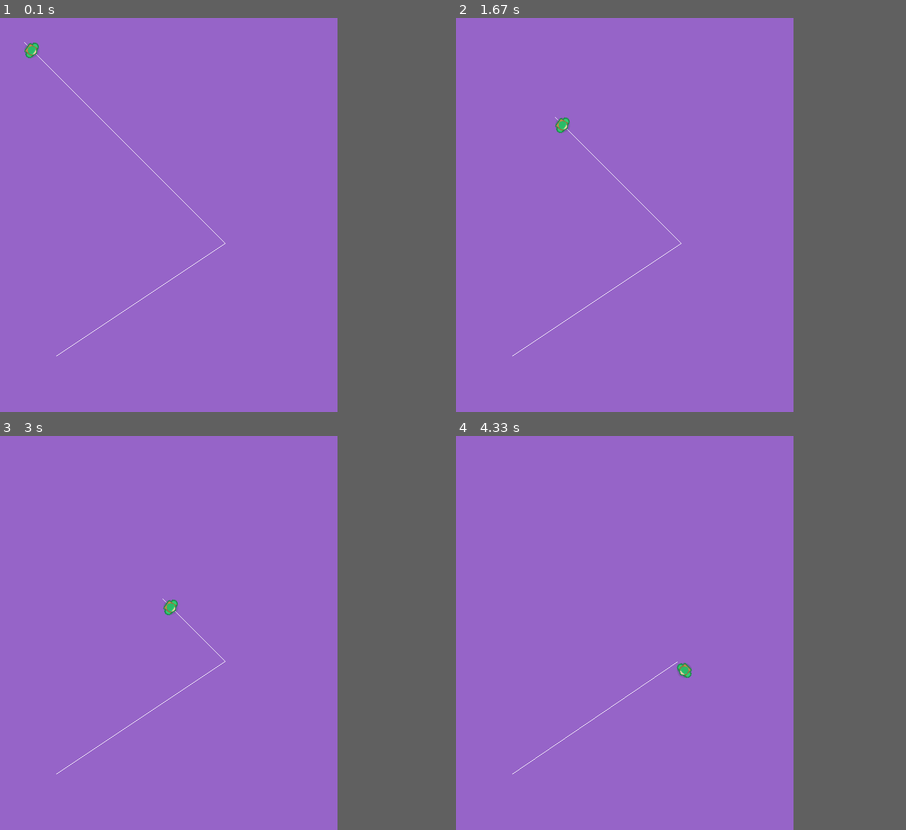
Above: before the commit, frames 1-4 (two rows, left to right).
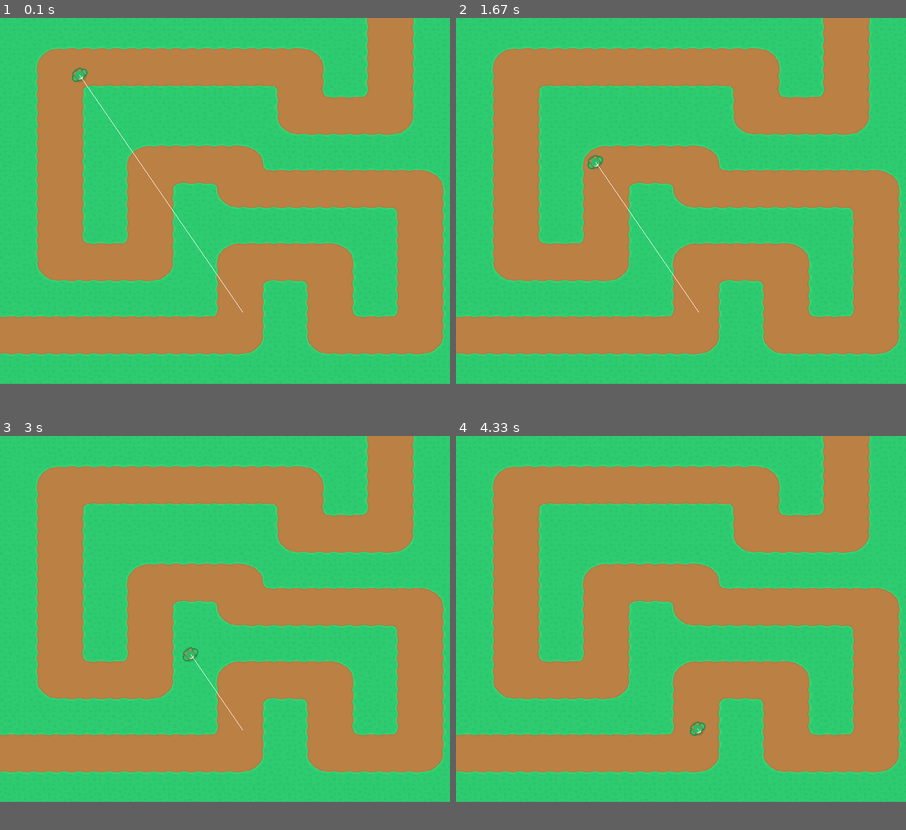
Above: after the commit, the same moments.

Repository: Abhay-sandhu/Pygame_projects
Game: pygame game, started from Tower_Defense/game.py
Two runs of this game, one before a commit and one after it. Both use one fixed random seed, a clock stepped at 60 frames per second and the inputs below.
Inputs:
- Up to frame 1 (0.1 s): no input
- Up to frame 2 (1.67 s): no input
- Up to frame 3 (3 s): no input
- Up to frame 4 (4.33 s): no input
In our replay, the window is 600x700 before the commit and 800x650 after it. These sizes can differ from the game's own. Grey fills any space a smaller window leaves; there, only what the larger window draws over its background counts as a difference.

The runs differ from the first frame. In frame 1, 82% of the frame differs, in the area x 0-100%, y 0-93%; in frame 2, 82%; in frame 3, 82%; in frame 4, 82%.

Commit message:
Tower_Defense start

Diff:
--- /dev/null
+++ b/Tower_Defense/Enemy.py
@@ -0,0 +1,42 @@
+import pygame, math
+from pygame.math import Vector2
+from pygame import image, transform, draw
+from settings import *
+
+vec2d = pygame.math.Vector2
+point = pygame.math.Vector2
+class Enemy(pygame.sprite.Sprite):
+    def __init__(self, game):
+        super().__init__()
+        self.game = game
+        self.waypoints = WAY_POINTS
+        self.pos = Vector2(self.waypoints[0])
+        self.target_waypoint = 1
+        self.angle = 0
+        self.original_image = transform.scale(image.load(ENEMY_1), (ENEMY_SIZE, ENEMY_SIZE))
+        self.image = transform.rotate(self.original_image, self.angle)
+        self.rect = self.image.get_rect()
+        self.rect.center = self.pos
+
+    def move(self):
+        try:
+            self.target = Vector2(self.waypoints[self.target_waypoint])
+            dist = self.target - self.pos
+            if dist.length() > 0:
+                self.pos = Vector2.move_towards(self.pos, self.target, 2)
+                draw.line(self.game.screen, PATH_COLOR, self.pos, self.target)
+            else:
+                self.target_waypoint += 1
+        except IndexError:
+            self.kill()
+
+    def rotate(self):
+        dist = self.target - self.pos
+        self.angle = math.degrees(math.atan2(-dist[1], dist[0]))
+        self.image = transform.rotate(self.original_image, self.angle)
+        self.rect = self.image.get_rect()
+        self.rect.center = self.pos
+
+    def update(self):
+        self.move()
+        self.rotate()
--- a/Tower_Defense/TowerDefense.py
+++ /dev/null
@@ -1,35 +0,0 @@
-import pygame
-from settings import *
-
-vec2d = pygame.math.Vector2
-point = pygame.math.Vector2
-class Enemy():
-    def __init__(self, game):
-        self.game = game
-        self.image = pygame.transform.scale(pygame.image.load('Tower_Defense/assets/enemy_1.png'), (ENEMY_SIZE, ENEMY_SIZE))
-        self.rect = self.image.get_rect()
-        self.image_m30 = pygame.transform.rotate(self.image, -35)
-        self.image_m30.get_rect().center = self.rect.center
-        self.image_m135 = pygame.transform.rotate(self.image, -135)
-        self.image_m135.get_rect().center = self.rect.center
-        self.vec = vec2d(self.rect.centerx, self.rect.centery)
-        print(self.vec)
-    def draw(self):
-        self.game.screen.blit(self.image, (self.rect.x, self.rect.y))
-
-    def move(self):
-        if self.rect.centery <= 397:
-            self.vec = pygame.math.Vector2.move_towards(self.vec, point(400,400), 2)
-            self.image = self.image_m30
-            pygame.draw.line(self.game.screen, PATH_COLOR, self.vec, point(400,400))
-            pygame.draw.line(self.game.screen, PATH_COLOR, point(400,400), point(100,600))
-        else:
-            self.vec = pygame.math.Vector2.move_towards(self.vec, point(100,600), 2)
-            self.image = self.image_m135
-            pygame.draw.line(self.game.screen, PATH_COLOR, self.vec, point(100,600))
-        self.rect.centerx = self.vec[0]
-        self.rect.centery = self.vec[1]
-
-    def update(self):
-        self.move()
-        self.draw()
--- a/Tower_Defense/game.py
+++ b/Tower_Defense/game.py
@@ -1,36 +1,41 @@
 import pygame
-from TowerDefense import Enemy
+from pygame import image, transform, font, mixer, time, display, sprite, event
+from Enemy import Enemy
 from settings import *
 
 class Game():
     def __init__(self):
 
         pygame.init()
-        pygame.mixer.init()
-        pygame.font.init()
+        mixer.init()
+        font.init()
 
-        self.screen = pygame.display.set_mode((WIDTH, HEIGHT))
-        pygame.display.set_caption("Tower of the Defender")
+        self.screen = display.set_mode((WIDTH, HEIGHT))
+        display.set_caption("Tower of the Defender")
 
-        self.clock = pygame.time.Clock()
-        self.font = pygame.font.SysFont("Comic Sans MS", 40, bold=True)
-        self.font_small = pygame.font.SysFont("Comic Sans MS", 20)
+        self.clock = time.Clock()
+        self.font = font.SysFont("Comic Sans MS", 40, bold=True)
+        self.font_small = font.SysFont("Comic Sans MS", 20)
         self.new_game()
 
     def new_game(self):
+        self.level = transform.scale(image.load(LEVEL_1), (WIDTH, HEIGHT))
+        self.enemy_group = sprite.Group()
         self.enemy = Enemy(self)
-
+        self.enemy_group.add(self.enemy)
+        print(self.enemy, self.enemy_group)
     def update(self):
-        self.enemy.update()
-        pygame.display.update()
+        self.enemy_group.update()
+        display.update()
         self.clock.tick(FPS)
 
     def draw(self):
-        self.screen.fill((150, 100, 200, 200))
+        self.screen.blit(self.level, (0,0))
+        self.enemy_group.draw(self.screen)
 
     def event_handler(self):
-        for event in pygame.event.get():
-            if event.type == pygame.QUIT:
+        for e in event.get():
+            if e.type == pygame.QUIT:
                 pygame.quit()
                 exit()
 
--- a/Tower_Defense/settings.py
+++ b/Tower_Defense/settings.py
@@ -1,10 +1,18 @@
-
+import random, pygame
 #Window settings
-WIDTH = 600
-HEIGHT = 700
+WIDTH = 800
+HEIGHT = 650
 FPS = 60
 
+# enemy settings
 ENEMY_SIZE = 70
+WAY_POINTS = [(random.randint(0, WIDTH), random.randint(0, HEIGHT)) for _ in range(4)]
+ENEMY_1 = "Tower_Defense/assets/enemy_1.png"
+
+
+# Level settings
+LEVEL_1 = "Tower_Defense/levels/level.png"
+
 
 #Colors
 BG_COLOR = (150, 100, 200, 200)
Binary file added: Tower_Defense/levels/level.png
Empty file added: Tower_Defense/world.py
